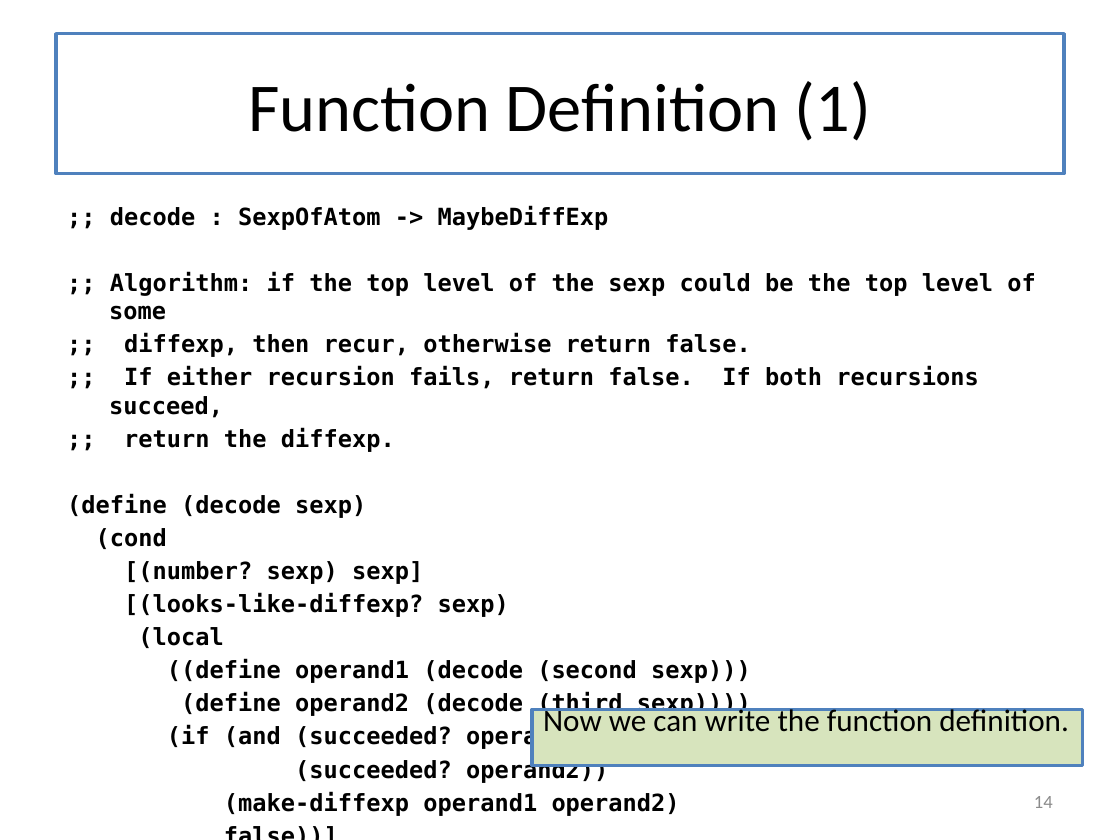
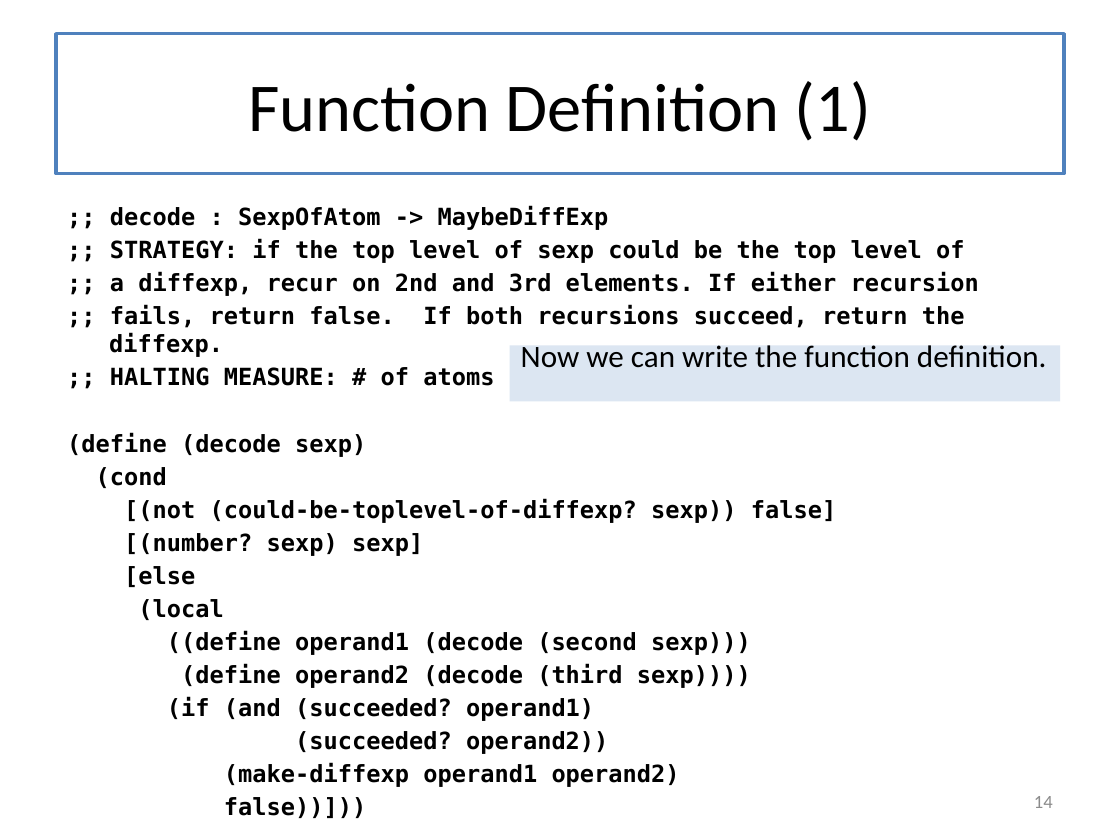
Before and after one commit to mwand/cs5010f16, a slide deck: slide 14 of Slides/Lesson 8.1 Introducing General Recursion.pptx. Drawn at 1120x840 pixels with LibreOffice and Linux fonts; fonts in the diff are those of the drawing. Boxes give left, top, right and bottom in pixels: in the first picture for what was removed or moved away, otherwise in the second. Text is boxed around its words. In the diff, an @@ line names an element or a change of style, - is before the commit and + after.

```diff
--- a/Slides/Lesson 8.1 Introducing General Recursion.pptx
+++ b/Slides/Lesson 8.1 Introducing General Recursion.pptx
@@ text at <box>67,205,979,754</box>: text changed @@
-false))]
-[else false]))
+false))]))
@@ text at <box>109,238,979,386</box>: text changed @@
-;; Algorithm: if the top level of the sexp could be the top level of some
-;; diffexp, then recur, otherwise return false.
-;; If either recursion fails, return false. If both recursions succeed,
-;; return the diffexp.
+;; STRATEGY: if the top level of sexp could be the top level of
+;; a diffexp, recur on 2nd and 3rd elements. If either recursion
+;; fails, return false. If both recursions succeed, return the diffexp.
+;; HALTING MEASURE: # of atoms in sexp
@@ rectangle "Now we can write the ...": place and size @@
-rectangle "Now we can write the ..." at <box>532,709,1083,765</box>
+rectangle "Now we can write the ..." at <box>510,345,1061,401</box>
@@ rectangle "Now we can write the ..." at <box>510,345,1061,401</box>: fill #D7E4BD to #DCE6F2; outline #4F81BD 2 pt to none @@
@@ text at <box>124,498,836,523</box>: paragraph added @@
+[(not (could-be-toplevel-of-diffexp? sexp)) false]
@@ text at <box>124,566,195,587</box>: text changed @@
-[(looks-like-diffexp? sexp)
+[else
```
Also in this commit, not shown: 22 other slides changed, 5 slides added, 11 other files.
